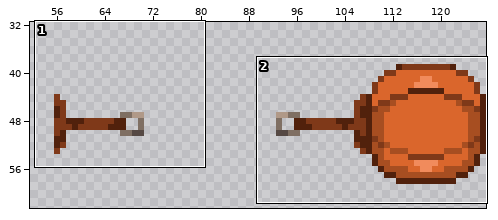
Edited in one commit: sprite sheet (textures/entity/saddle.png). Above: a wide view before the commit, with the close-up outlined.
Close-up. The starting point:
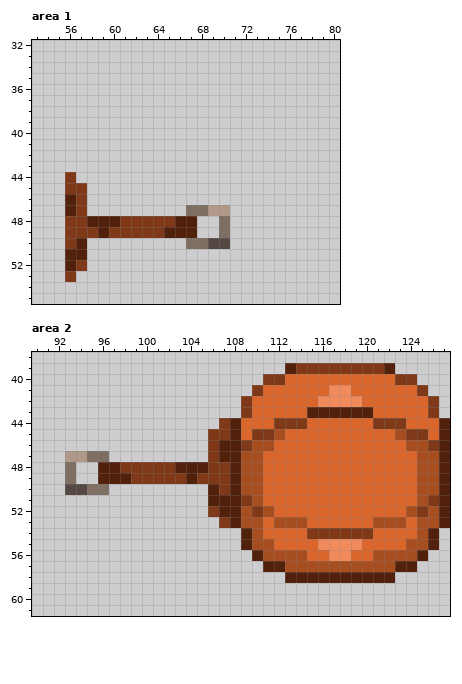
The file is 128x64 pixels. Shown: area 1: x 53..80, y 32..55; area 2: x 90..127, y 38..61. The wide view leaves out empty margins.
Once edited:
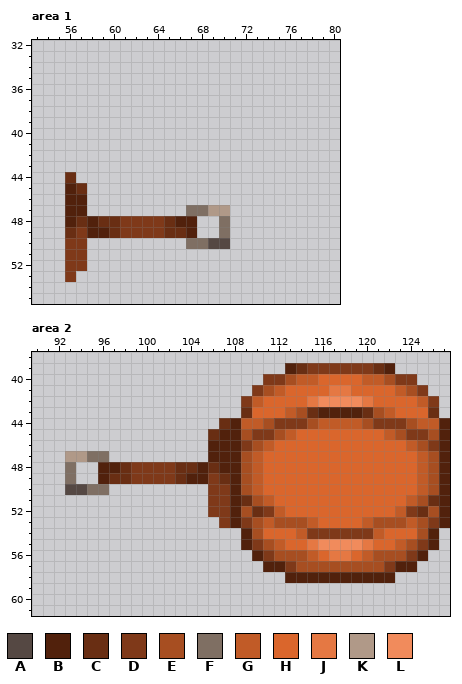
Palette (. is transparent): A #554843  B #51210c  C #692e13  D #7f3919  E #a74e21  F #7f6f63  G #c15b27  H #da662c  J #e57843  K #b09988  L #f18b5c
From the commit log: revamped saddle+fixed bars+revamped cactus
Edits made:
Area 1:
Colour B replaces colour D in row 45 at x 56; in rows 46 to 47 at x 57; in row 48 at x 56; in row 49 at x 58.
Colour C replaces colour B in row 48 at x 59 to 60; in row 49 at x 65 to 66.
Colour C replaces colour D in row 44 at x 56; in row 45 at x 57; in row 48 at x 57 and 65; in row 49 at x 56 and 60.
Colour D replaces colour B in row 50 at x 57; in row 51 at x 56 to 57; in row 52 at x 56.
Area 2:
Colour B replaces colour D in row 45 at x 107; in rows 46 to 47 at x 106; in row 48 at x 107; in row 49 at x 105.
Colour C replaces colour B in row 43 at x 115 and 120; in row 48 at x 103 to 104; in row 49 at x 97 to 98.
Colour C replaces colour D in row 39 at x 114 and 121; in row 43 at x 109 and 126; in row 44 at x 107; in row 45 at x 106; in row 48 at x 98 and 106; in row 49 at x 103 and 107.
Colour C replaces colour D in row 51 at x 109 and 126; in row 52 at x 110 and 125.
Colour D replaces colour B in row 50 at x 106; in row 51 at x 106 to 107; in row 52 at x 107.
Colour D replaces colour E in row 52 at x 111 and 124; in row 53 at x 109 and 126; in row 55 at x 110 and 125; in row 56 at x 111 and 124; in row 57 at x 113 and 122.
Colour E replaces colour H in row 40 at x 113 and 122; in row 41 at x 111 and 124; in row 43 at x 114 and 121; in row 44 at x 111, 115, 120 and 124; in row 45 at x 109 and 126.
Colour G replaces colour E in row 46 at x 111 and 124; in rows 47 to 50 at x 110 and 125.
Colour G replaces colour H in row 40 at x 114 to 115 and 120 to 121; in row 41 at x 112 and 123; in row 42 at x 110 and 125; in row 43 at x 113 and 122; in row 44 at x 109 to 110, 116 to 119 and 125 to 126; in row 45 at x 113 and 122.
Colour G replaces colour H in row 51 at x 111 and 124; in row 52 at x 112 and 123; in row 53 at x 111, 115, 120 and 124; in row 54 at x 114 and 121; in row 55 at x 112 and 123; in row 56 at x 115 and 120.
Colour J replaces colour H in row 42 at x 115 and 120; in row 55 at x 115 and 120.
Colour J replaces colour L in row 41 at x 117 to 118; in row 56 at x 117 to 118.
